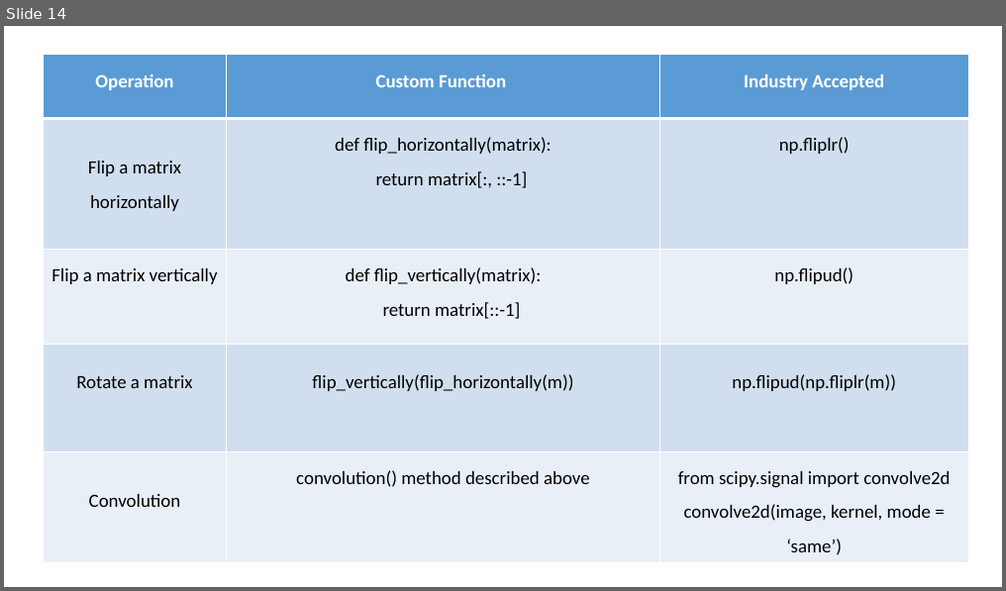
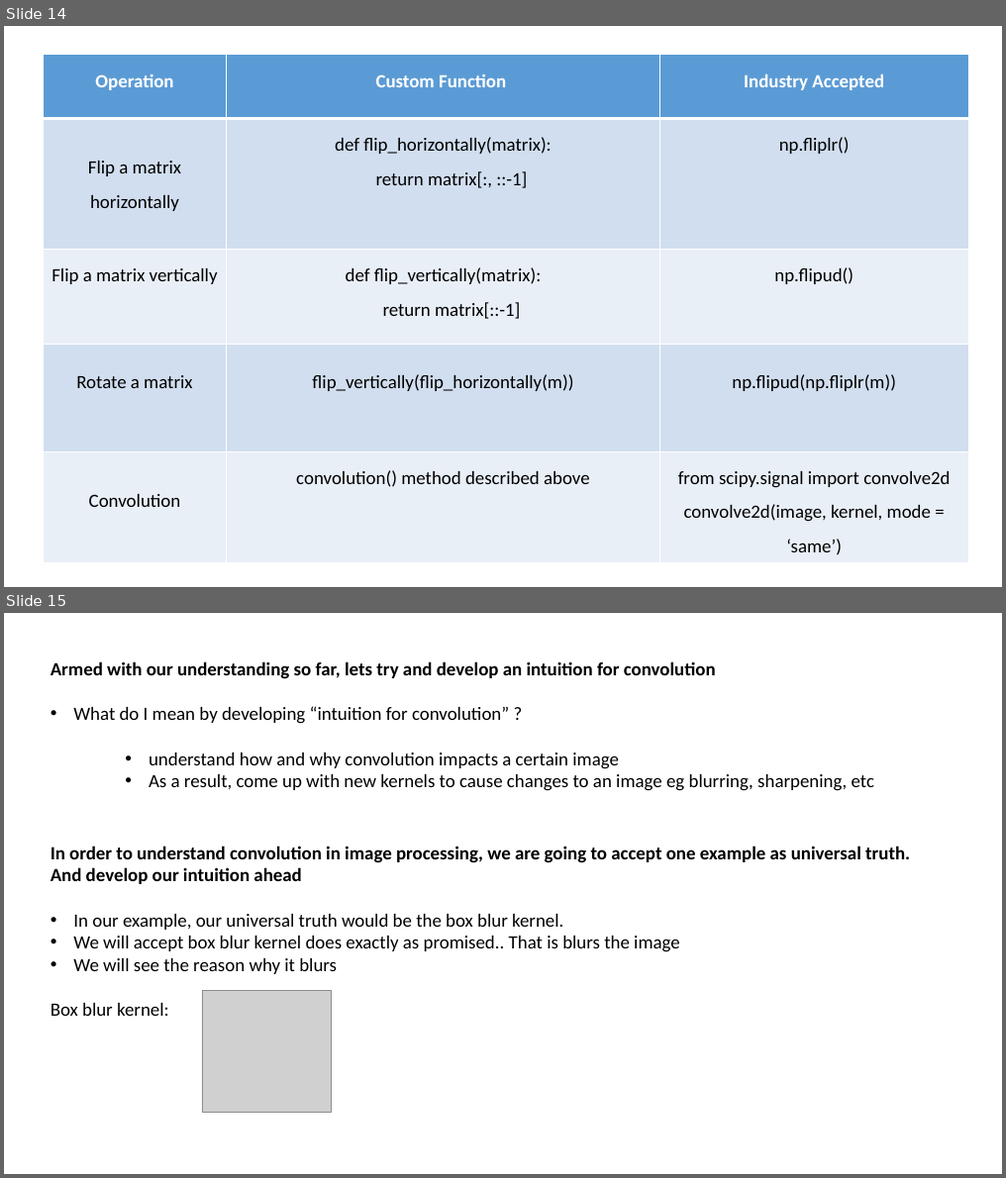
Before and after one commit to in-tandem/real_world_use_cases_1, a slide deck: images_playground/Convolution.pptx. Shown one above the other, each under a label of ours: slide 14 before the commit, slides 14 and 15 after it. The pictures are 1006x591 and 1006x1178 pixels, drawn with LibreOffice and Linux fonts; fonts in the diff are those of the drawing; grey boxes stand for pictures. Boxes give left, top, right and bottom in pixels: in the first picture for what was removed or moved away, otherwise in the second. Text is boxed around its words. In the diff, an @@ line names an element or a change of style, - is before the commit and + after.

Commit message:
added new illustrations to demonstrate intuition for convolution

```diff
--- a/images_playground/Convolution.pptx
+++ b/images_playground/Convolution.pptx
@@ slide 15 added at <box>4,613,1002,1174</box>, background #FFFFFF @@
@@ text added at <box>51,662,874,791</box>, 18 pt, text #000000 @@
+Armed with our understanding so far, lets try and develop an intuition for convolution
+• What do I mean by developing “intuition for convolution” ?
+    • understand how and why convolution impacts a certain image
+    • As a result, come up with new kernels to cause changes to an image eg blurring, sharpening, etc
@@ text added at <box>51,846,910,1016</box>, 18 pt, text #000000 @@
+In order to understand convolution in image processing, we are going to accept one example as universal truth. And develop our intuition ahead
+• In our example, our universal truth would be the box blur kernel.
+• We will accept box blur kernel does exactly as promised.. That is blurs the image
+• We will see the reason why it blurs
+Box blur kernel:
@@ picture added at <box>202,990,332,1113</box> @@
```
Also in this commit, not shown: 1 slide changed, 11 other slides added, 13 other files.
